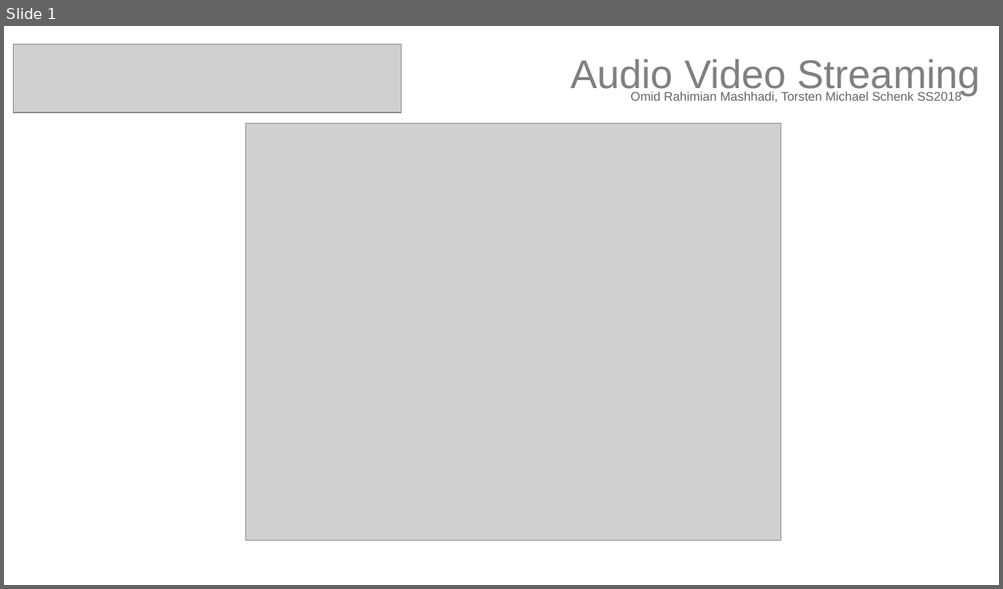
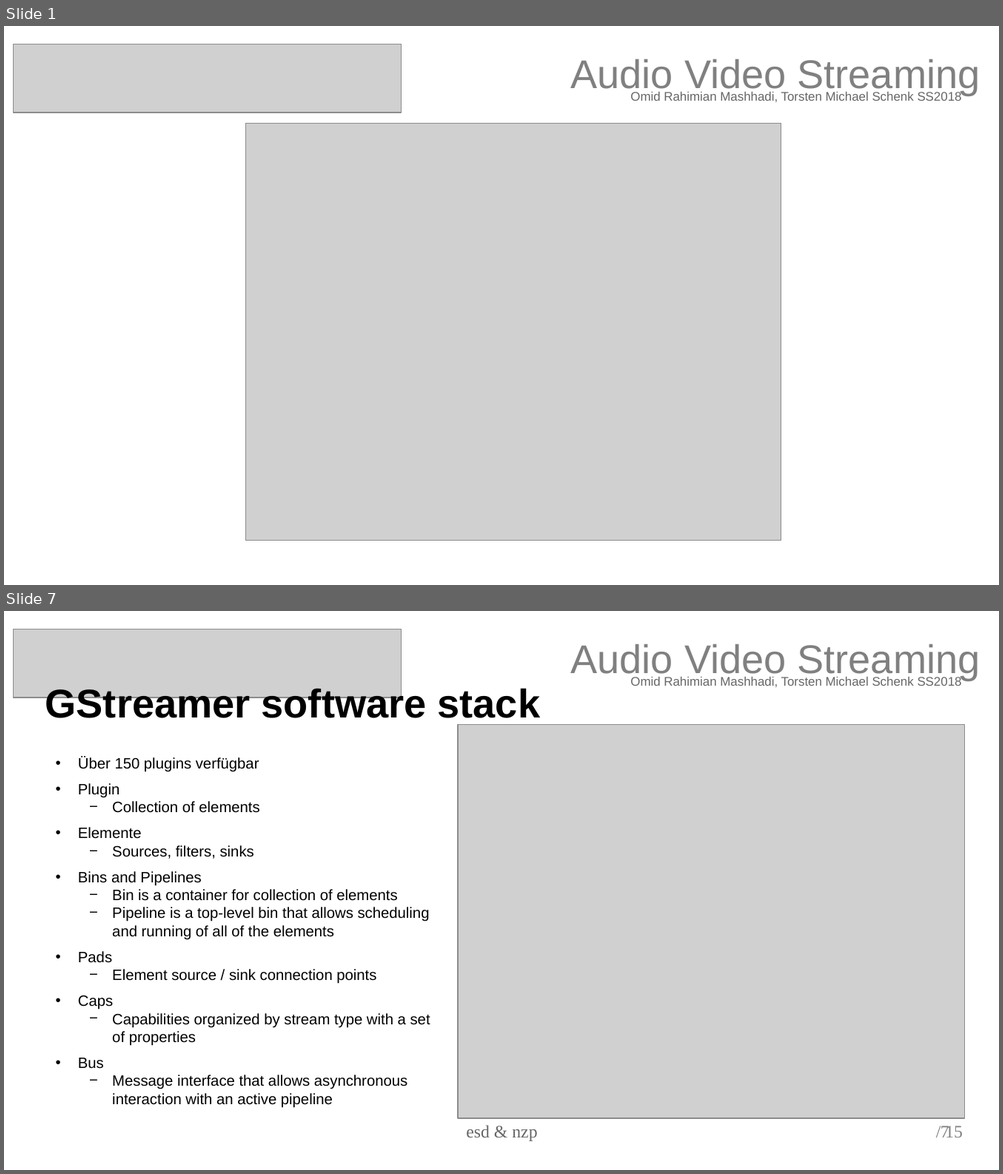
Before and after one commit to torstenschenk/beuth-avatar-ss2018, a slide deck: Presentation/Projekt/AVstreaming-Gruppe-15.odp. Shown one above the other, each under a label of ours: slide 1 before the commit, slides 1 and 7 after it; the slides between them are not shown. The pictures are 1003x589 and 1003x1174 pixels, drawn with LibreOffice and Linux fonts; fonts in the diff are those of the drawing; grey boxes stand for pictures. Boxes give left, top, right and bottom in pixels: in the first picture for what was removed or moved away, otherwise in the second. Text is boxed around its words. In the diff, an @@ line names an element or a change of style, - is before the commit and + after.

```diff
--- a/Presentation/Projekt/AVstreaming-Gruppe-15.odp
+++ b/Presentation/Projekt/AVstreaming-Gruppe-15.odp
@@ slide 7 added at bbox=[4, 611, 999, 1170], background #FFFFFF @@
@@ picture added at bbox=[13, 629, 401, 698] @@
@@ text added at bbox=[570, 644, 980, 680], 32 pt, text #808080 @@
+Audio Video Streaming
@@ text added at bbox=[630, 676, 962, 687], 10 pt, text #666666 @@
+Omid Rahimian Mashhadi, Torsten Michael Schenk SS2018
@@ title added at bbox=[45, 686, 540, 725], 32 pt, text #000000, bold @@
+GStreamer software stack
@@ picture added at bbox=[458, 725, 965, 1119] @@
@@ text added at bbox=[78, 757, 430, 1108], 12 pt, text #000000 @@
+• Über 150 plugins verfügbar
+• Plugin
+  − Collection of elements
+• Elemente
+  − Sources, filters, sinks
+• Bins and Pipelines
+  − Bin is a container for collection of elements
+  − Pipeline is a top-level bin that allows scheduling and running of all of the elements
+• Pads
+  − Element source / sink connection points
+• Caps
+  − Capabilities organized by stream type with a set of properties
+• Bus
+  − Message interface that allows asynchronous interaction with an active pipeline
@@ text added at bbox=[466, 1125, 537, 1142], 14 pt, text #666666 @@
+esd & nzp
@@ page number added at bbox=[940, 1126, 949, 1138], 14 pt, text #808080 @@
+7
@@ text added at bbox=[945, 1126, 962, 1138], 14 pt, text #808080 @@
+/ 15
```
Also in this commit, not shown: 5 slides changed, 8 other slides added, 3 other files.
